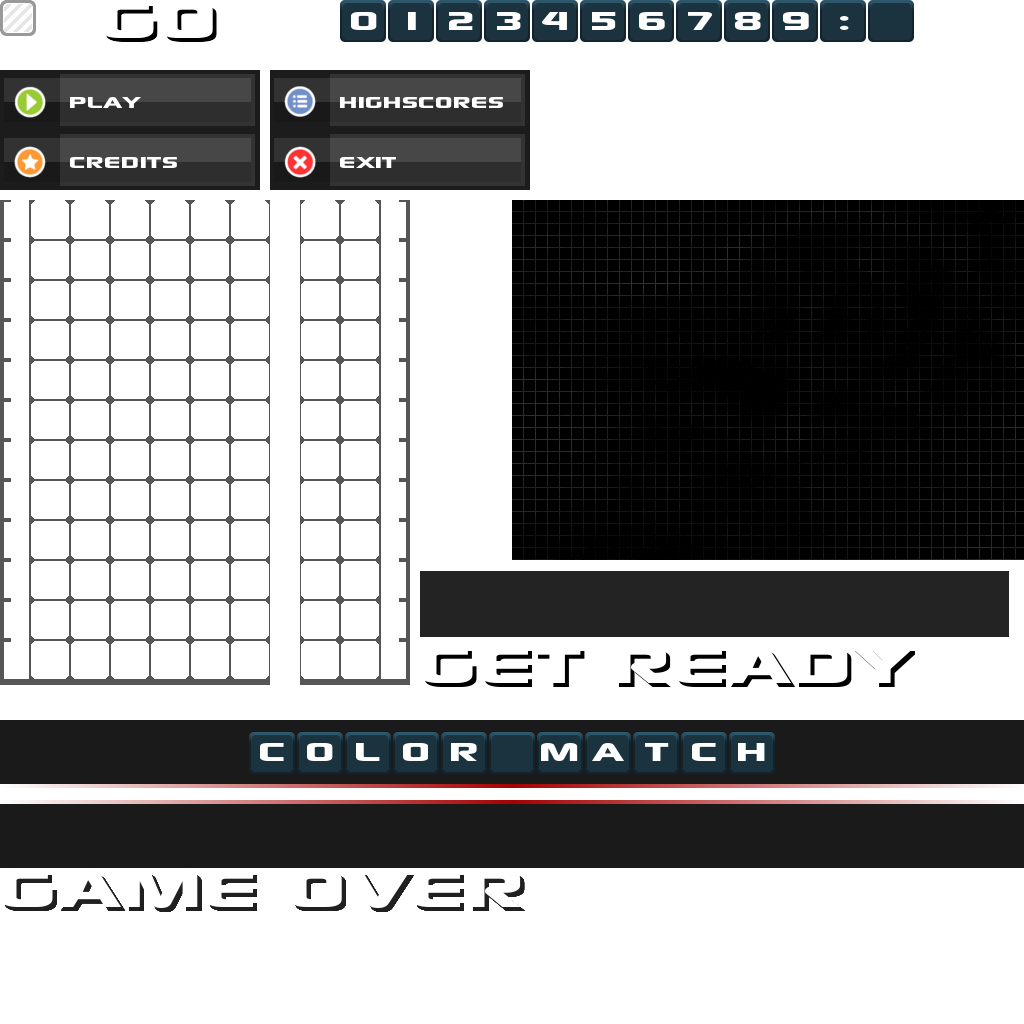
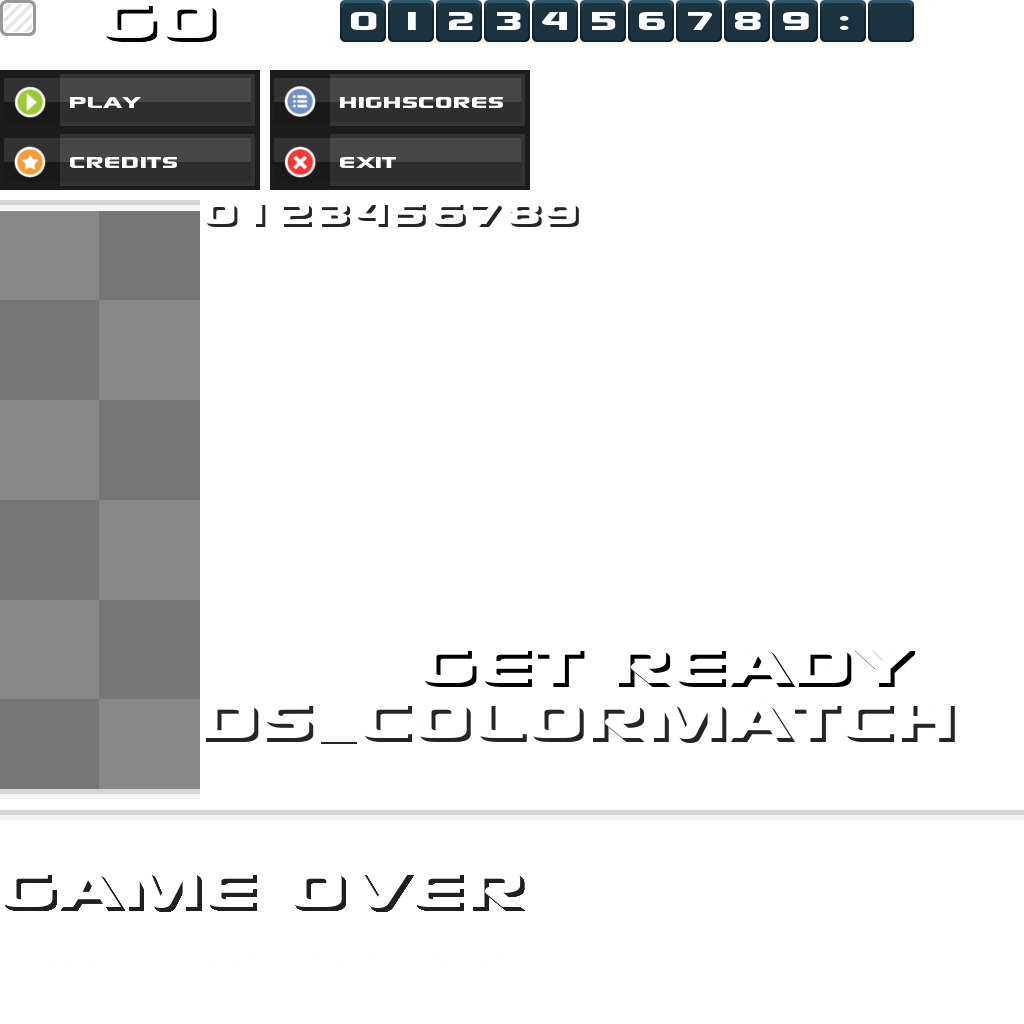
Before/after of a 1024 x 1024 layered artwork. What changed in the layer stack:
removed layer "Ebene #6" over [249, 732, 775, 774]
hid "Ebene #11", moved it above "Ebene #1" over [420, 571, 1009, 637]
removed layer "Ebene #9" over [512, 200, 1024, 560]
removed layer "Ebene #8" (was 80%) over [0, 200, 410, 685]
painted on "Base" over [0, 200, 1024, 868]
moved "Ebene #2" above "Ebene #4", painted on it over [207, 200, 793, 227]
